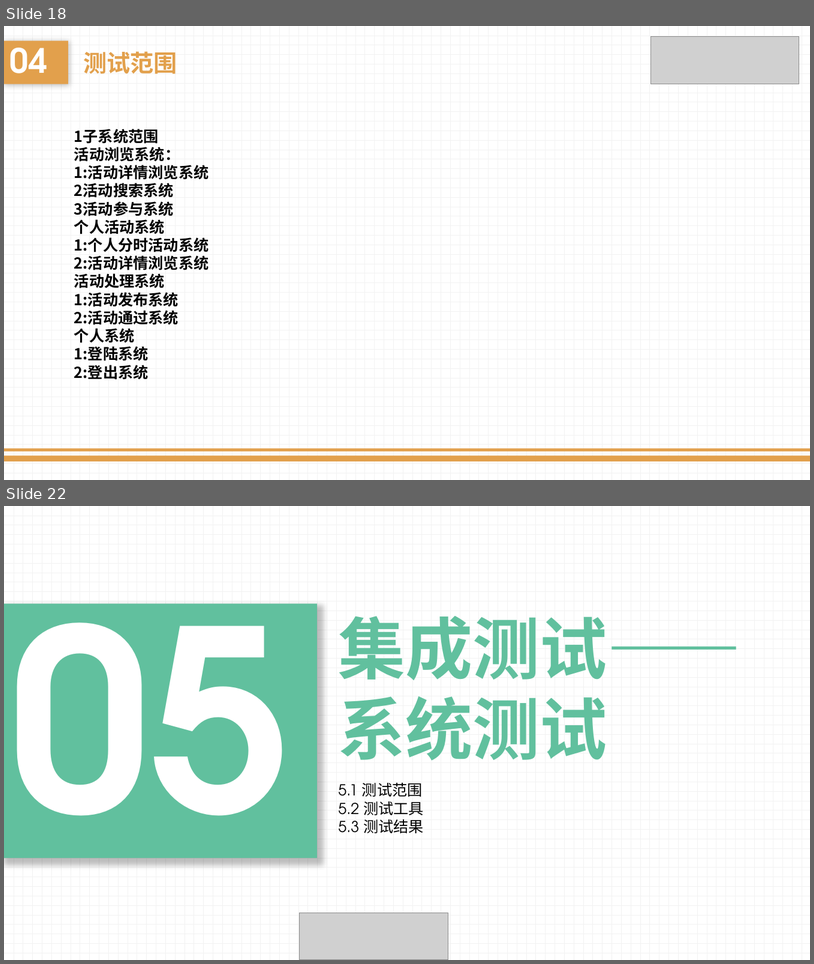
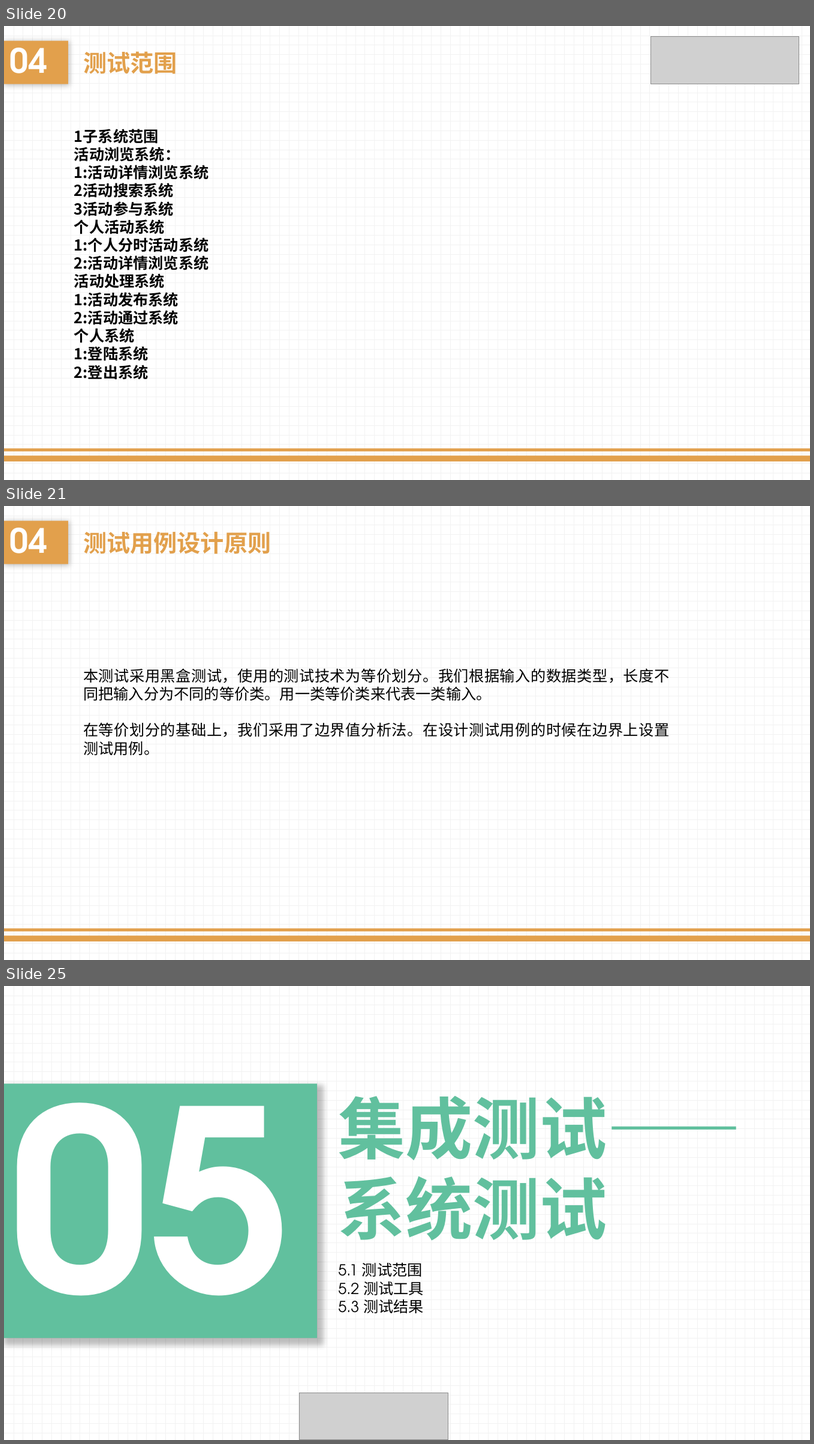
Before and after one commit to liuk5546/campaigo, a slide deck: doc/实现阶段/SE-2017秋-G10-实现阶段PPT最新.pptx. Shown one above the other, each under a label of ours: slides 18 and 22 before the commit, slides 20, 21 and 25 after it; the slides between them are not shown. The pictures are 814x964 and 814x1444 pixels, drawn with LibreOffice and Linux fonts; fonts in the diff are those of the drawing; grey boxes stand for pictures. Boxes give left, top, right and bottom in pixels: in the first picture for what was removed or moved away, otherwise in the second. Text is boxed around its words. In the diff, an @@ line names an element or a change of style, - is before the commit and + after.

```diff
--- a/doc/实现阶段/SE-2017秋-G10-实现阶段PPT最新.pptx
+++ b/doc/实现阶段/SE-2017秋-G10-实现阶段PPT最新.pptx
@@ slide 21 added at [4, 506, 810, 960], background pattern #F2F2F2 on #FFFFFF; not listed: 2 template elements that a slide beside it also shows @@
@@ text added at [4, 520, 68, 564], fill #E2A04C, 40 pt, text #FFFFFF, bold @@
+04
@@ text added at [83, 532, 271, 554], 28 pt, text #E2A04C, bold @@
+测试用例设计原则
@@ text added at [83, 668, 669, 755], 18 pt, text #000000 @@
+本测试采用黑盒测试，使用的测试技术为等价划分。我们根据输入的数据类型，长度不同把输入分为不同的等价类。用一类等价类来代表一类输入。
+在等价划分的基础上，我们采用了边界值分析法。在设计测试用例的时候在边界上设置测试用例。
@@ what was slide 18 is now slide 20 @@
@@ what was slide 22 is now slide 25 @@
```
Also in this commit, not shown: 6 slides changed, 3 other slides added, 5 other files.
